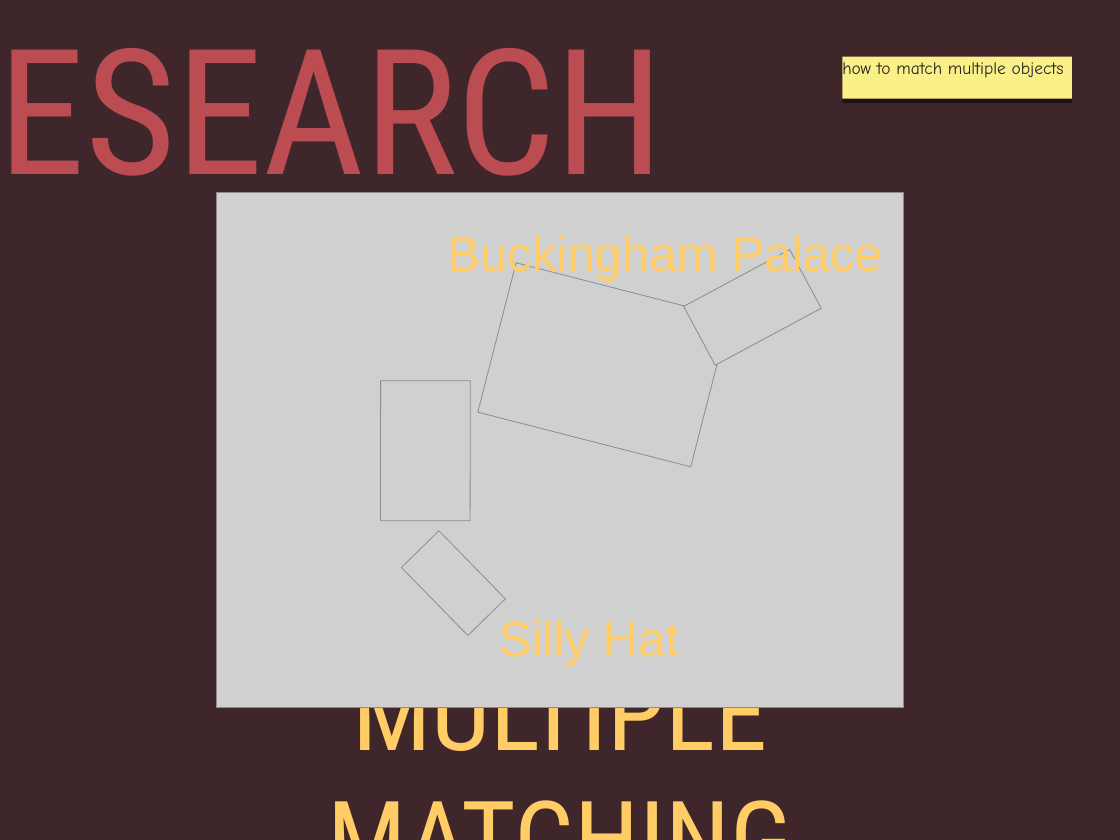
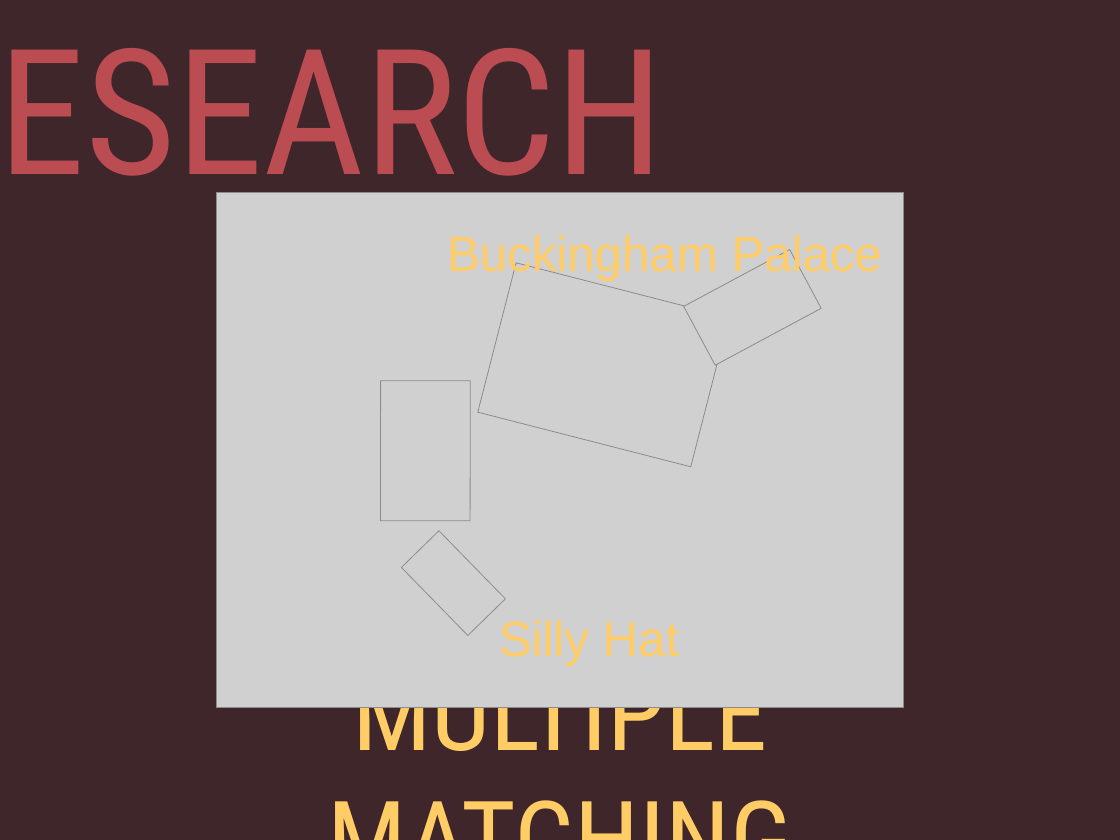
Before and after one commit to jaderberg/4YP, a slide deck: slide 10 of presentation.ppt. Drawn at 1120x840 pixels with LibreOffice and Linux fonts; fonts in the diff are those of the drawing; grey boxes stand for pictures. Boxes give left, top, right and bottom in pixels: in the first picture for what was removed or moved away, otherwise in the second. Text is boxed around its words. In the diff, an @@ line names an element or a change of style, - is before the commit and + after.

```diff
--- a/presentation.ppt
+++ b/presentation.ppt
@@ rectangle removed at (842, 57, 1072, 98) @@
-how to match multiple objects
```
Also in this commit, not shown: 9 other slides changed, 2 slides added, 2 slides removed, 4 other files.
